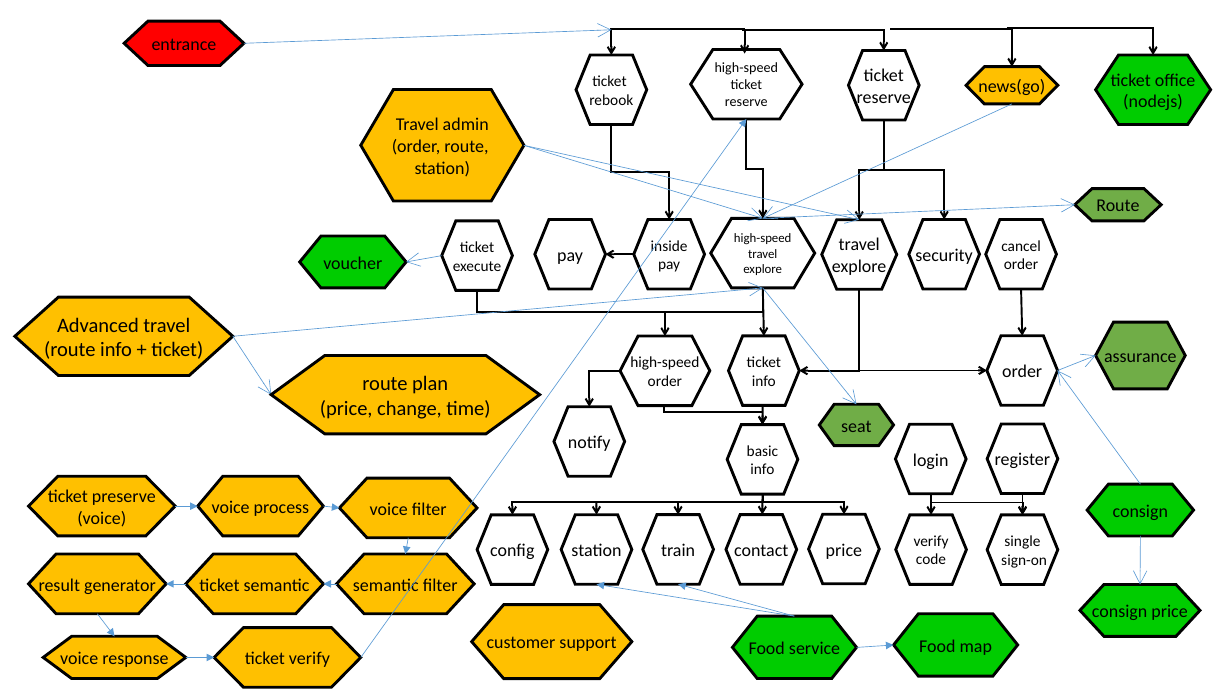
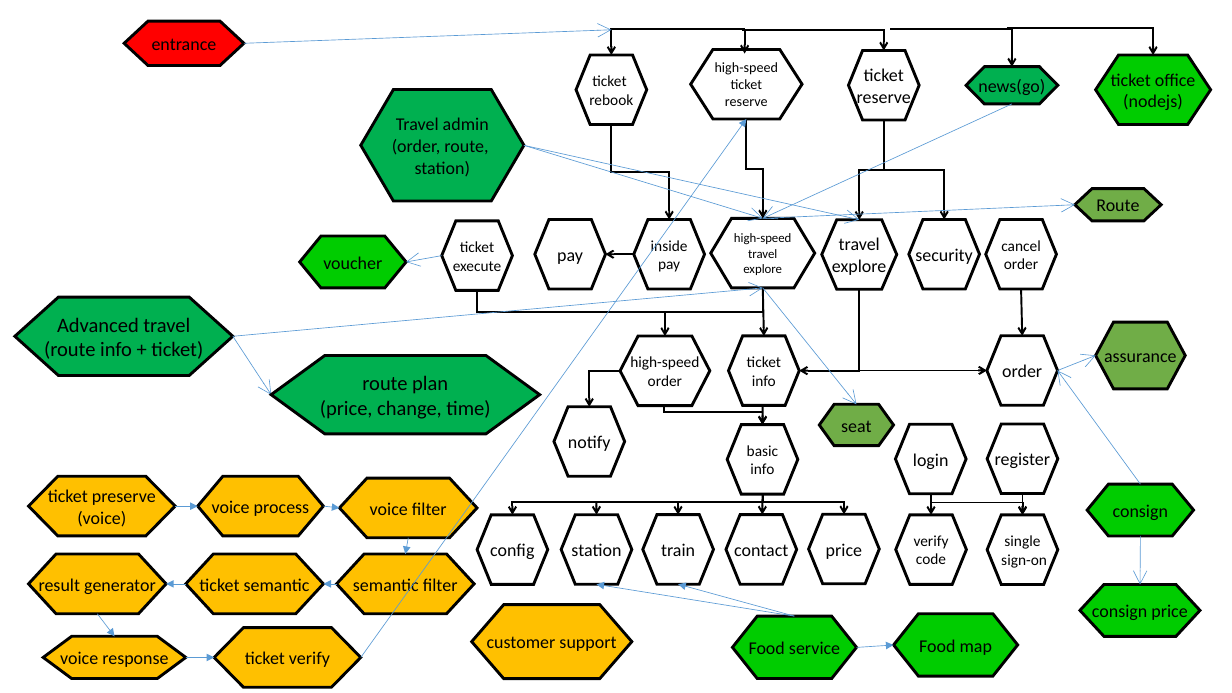
Before and after one commit to microcosmx/workspace_microservices, a slide deck: slide 2 of system_architecture.pptx. Drawn at 1232x693 pixels with LibreOffice and Linux fonts; fonts in the diff are those of the drawing. Boxes give left, top, right and bottom in pixels: in the first picture for what was removed or moved away, otherwise in the second. Text is boxed around its words. In the diff, an @@ line names an element or a change of style, - is before the commit and + after.

```diff
--- a/system_architecture.pptx
+++ b/system_architecture.pptx
@@ fill #FFC000 to #00B050 in 4 elements at (x1=360, y1=90, x2=524, y2=201), (x1=967, y1=67, x2=1058, y2=104), (x1=15, y1=298, x2=233, y2=376), (x1=271, y1=356, x2=540, y2=434) @@
```
Also in this commit, not shown: 2 other files.
